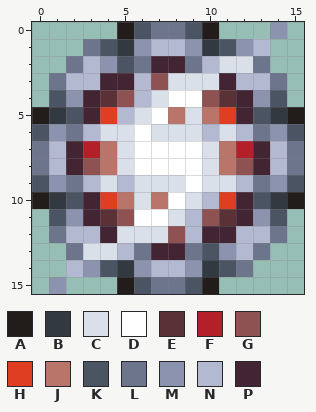
Two versions of one pixel-art sprite, Assets/Textures/SuitAddons/DarkSuit/DarkSuitTile.png. Above, as it was before the edit.
The file is 16x16 pixels.
Palette (. is transparent): A #221c1a  B #333941  C #dae0ea  D #ffffff  E #5b3138  F #b4202a  G #8e5252  H #df3e23  J #ba756a  K #4a5462  L #6d758d  M #8b93af  N #b3b9d1  P #422433
Pixels before, first column x 0:
 0 .....AKLLKA...M.
 1 ...LKBMNNMBKMN..
 2 ..LNMKLPPLNCCL..
 3 .LNNPPNGCCCPNNL.
 4 .KMPEGNCDDGEPMK.
 5 ABKPHNCDJCJHPKBA
 6 KMLNCCDCCCNCNLMK
 7 LNPFJCDDDDCJFPNL
 8 LNPGJCDDDDCJGPNL
 9 KMLNCNCCCDCCNLMK
10 ABKPHJCJDCNHPKBA
11 .KMPEGDDCNGEPMK.
12 .LNNPCCCGNPPNNL.
13 ..LCCNLPPLKMNL..
14 ..NMKBMNNMBKL...
15 .M...AKLLKA.....
After the commit:
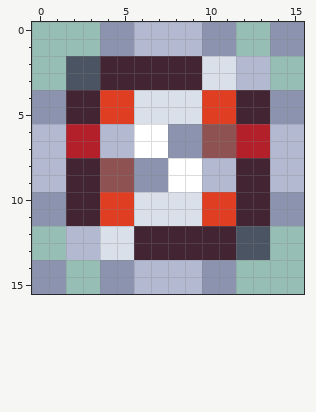
Log entry: Suit Addon Tile textures Courteous of Antinous
Change:
Changed rows in their new state; - is an unchanged pixel.
first column x 0:
 0 ----MMNNNNMM---M
 1 ---.MMN--NMM..MM
 2 --KKPPP--PC-NN--
 3 -.KK--PPPP-C--.-
 4 MMP-HHC-CCHH-PMM
 5 MMP--H-CC-H--PMM
 6 NNFFNN-DMMGGFFNN
 7 N-F-NN--MMGG-F-N
 8 N--PGGMM--NNP--N
 9 NNPPGGMMD-NNPPNN
10 MMP--H-CC-H--PMM
11 MMP-HHCC-CHH-PMM
12 -.--C-PPPP--KK.-
13 --NN-CP--PPPKK--
14 MM..MMN--NMM.---
15 M---MMNNNNMM----
Boxes around the changes in both pictures, in picture pixels (x1, y1, x2, y2):
changed: (32, 22, 304, 294)
